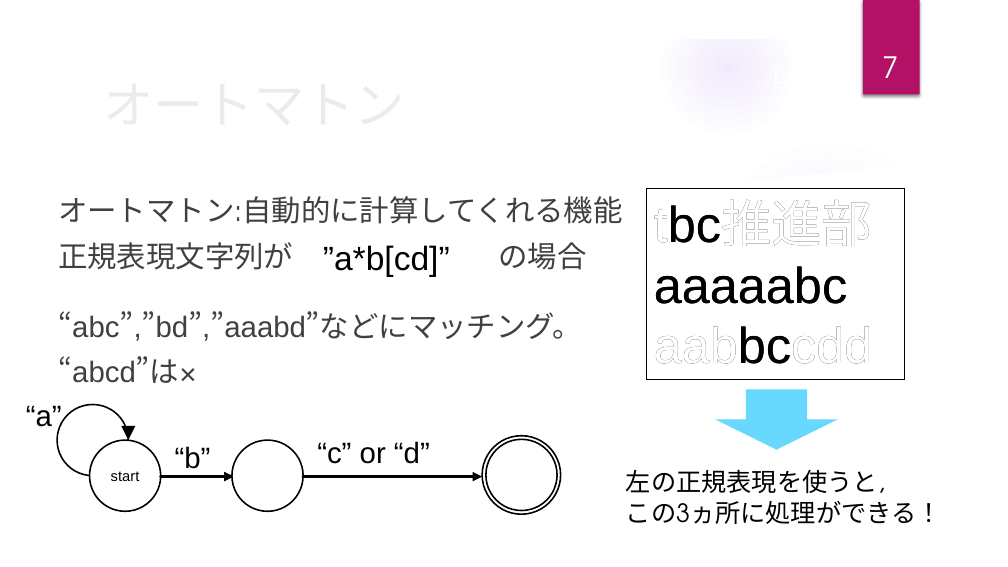
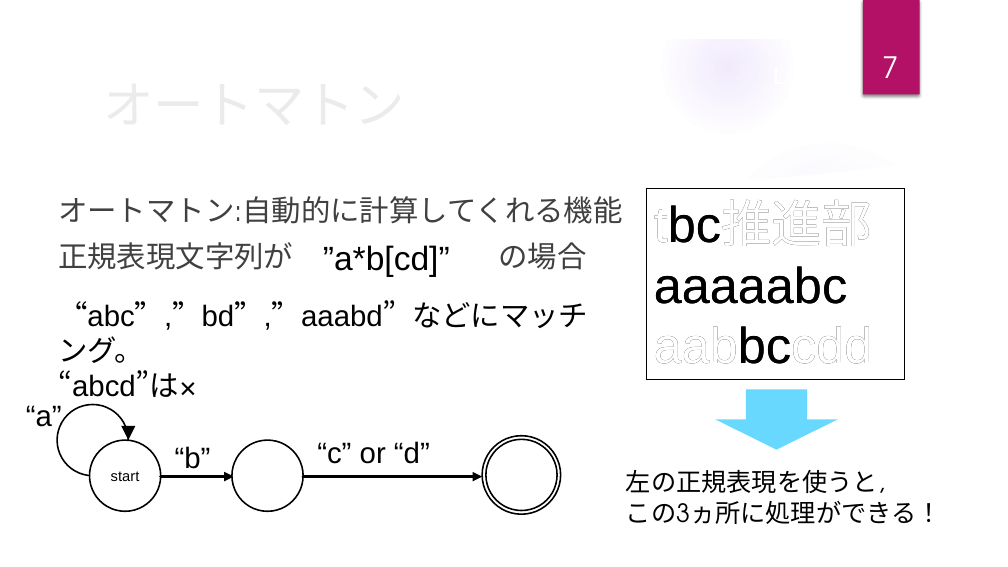
Before and after one commit to makusu-toshiaki/Butz, a slide deck: slide 7 of 発表資料/【成果発表】220_加藤稔朗.pptx. Drawn at 1008x567 pixels with LibreOffice and Linux fonts; fonts in the diff are those of the drawing; background and template pictures are left out. Boxes give left, top, right and bottom in pixels: in the first picture for what was removed or moved away, otherwise in the second. Text is boxed around its words. In the diff, an @@ line names an element or a change of style, - is before the commit and + after.

```diff
--- a/発表資料/【成果発表】220_加藤稔朗.pptx
+++ b/発表資料/【成果発表】220_加藤稔朗.pptx
@@ text at [58, 311, 582, 383]: paragraphs removed @@
-“abc”,”bd”,”aaabd”などにマッチング。
-“abcd”は×
@@ text added at [58, 300, 588, 405], 28 pt, text #000000 @@
+“abc”,”bd”,”aaabd”などにマッチング。
+“abcd”は×
```
Also in this commit, not shown: 1 other slide changed.
